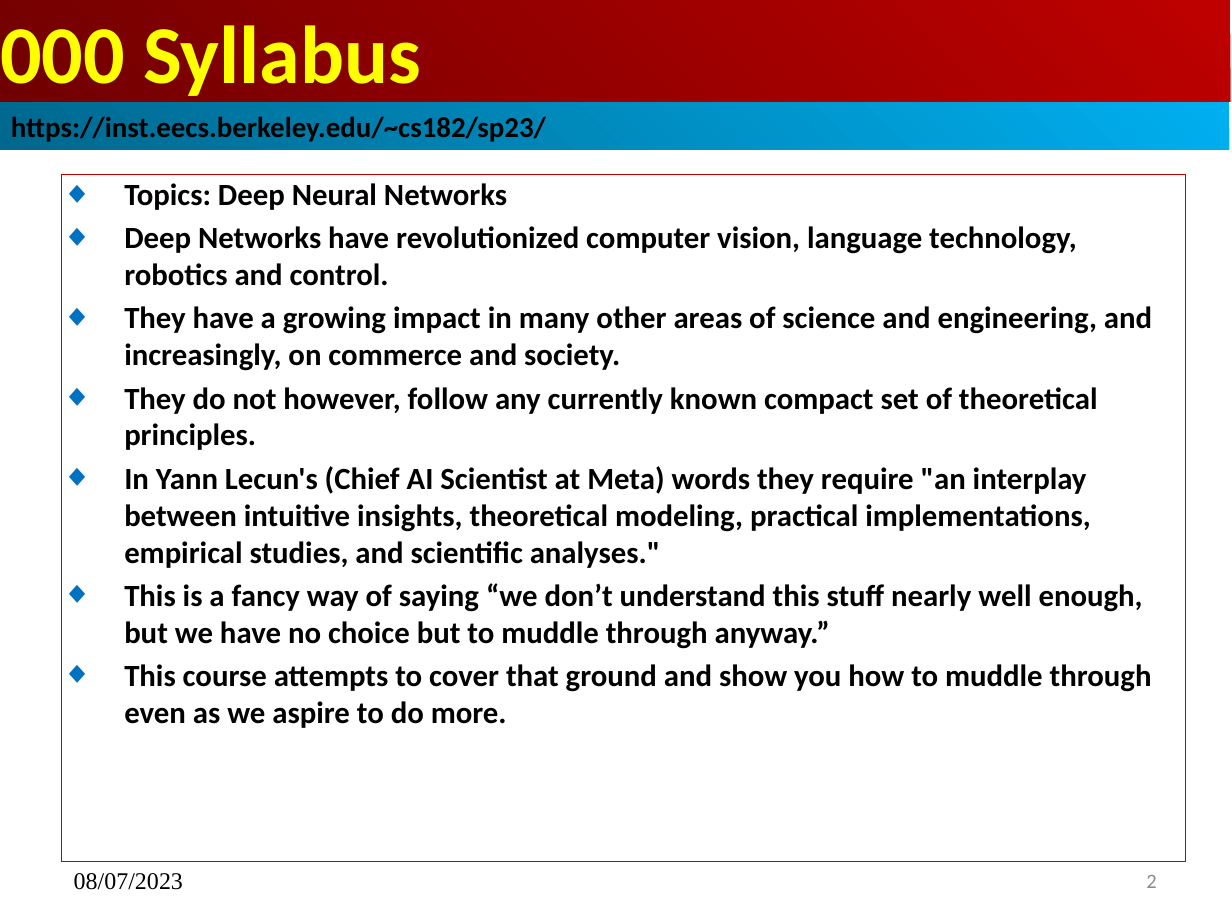
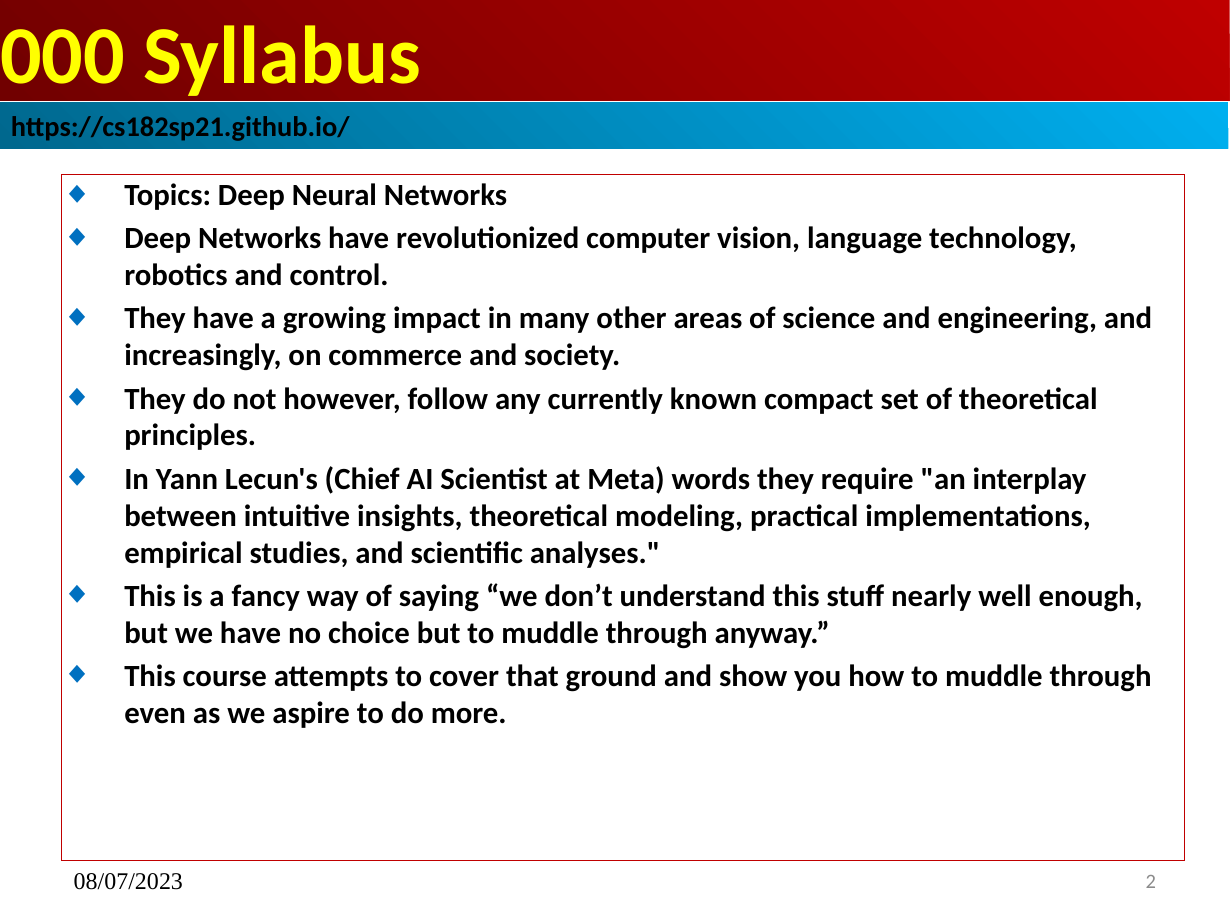
Before and after one commit to peterhchen/960_SVU_DL, a slide deck: slide 2 of 00_Syllabus.pptx. Drawn at 1232x924 pixels with LibreOffice and Linux fonts; fonts in the diff are those of the drawing. Boxes give left, top, right and bottom in pixels: in the first picture for what was removed or moved away, otherwise in the second. Text is boxed around its words. In the diff, an @@ line names an element or a change of style, - is before the commit and + after.

```diff
--- a/00_Syllabus.pptx
+++ b/00_Syllabus.pptx
@@ text in rectangle at [11, 116, 350, 141]: text changed; size 16.9 to 16.6 pt @@
-https://inst.eecs.berkeley.edu/~cs182/sp23/
+https://cs182sp21.github.io/
```
Also in this commit, not shown: 2 other slides changed.
